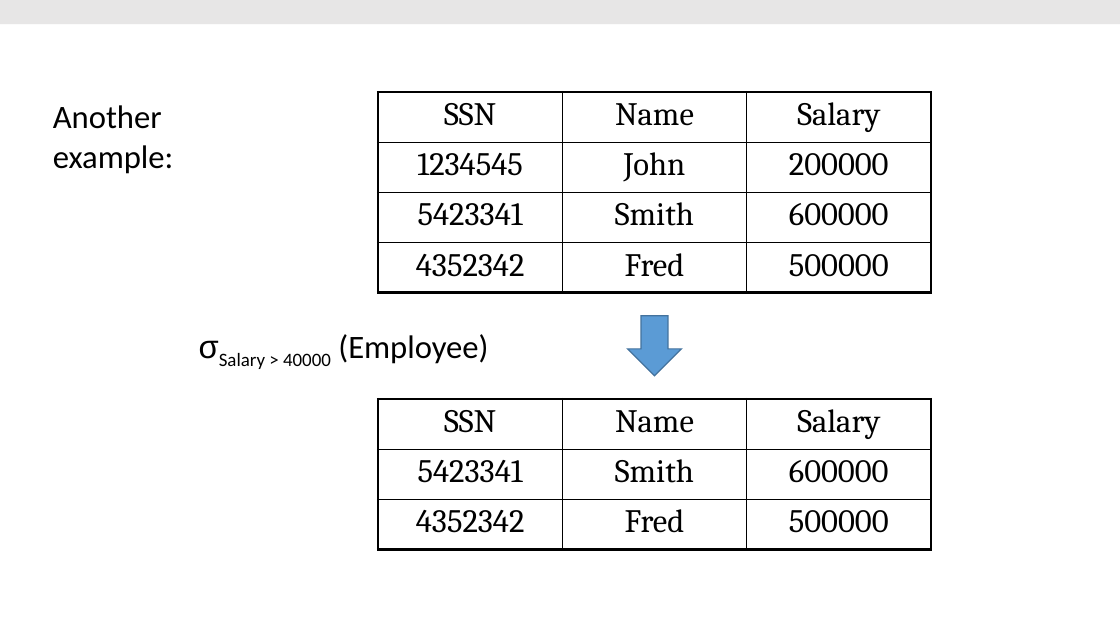
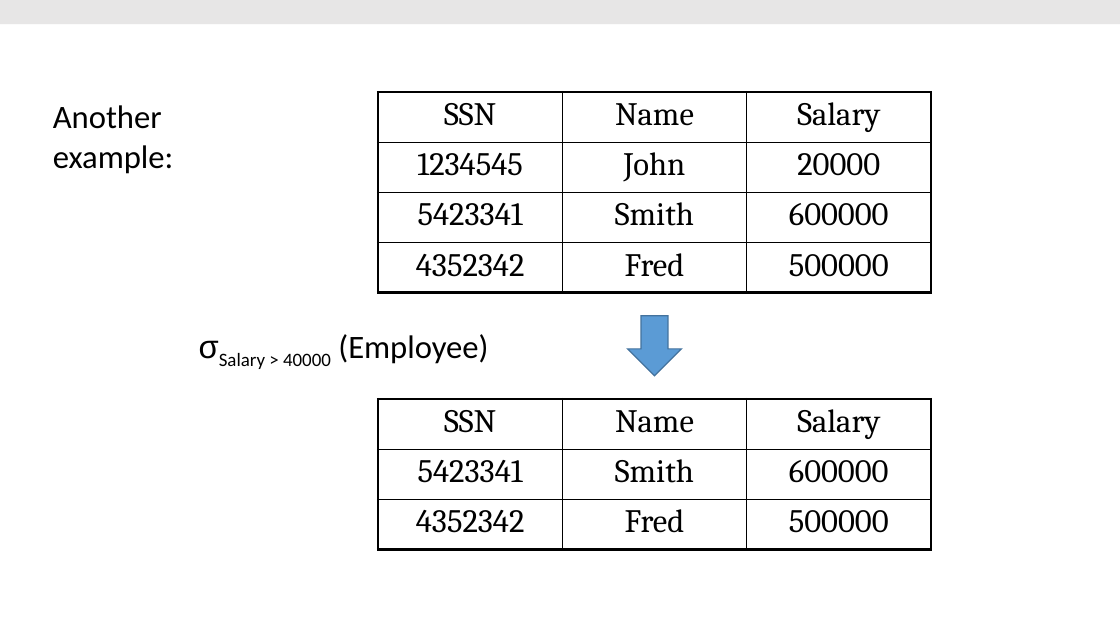
Before and after one commit to thodrek/cs639_spring19, a slide deck: slide 24 of lectures/lecture-4/Lecture_4_RA.pptx. Drawn at 1120x630 pixels with LibreOffice and Linux fonts; fonts in the diff are those of the drawing. Boxes give left, top, right and bottom in pixels: in the first picture for what was removed or moved away, otherwise in the second. Text is boxed around its words. In the diff, an @@ line names an element or a change of style, - is before the commit and + after.

Commit message:
added lecture 5

```diff
--- a/lectures/lecture-4/Lecture_4_RA.pptx
+++ b/lectures/lecture-4/Lecture_4_RA.pptx
@@ table at (x1=378, y1=92, x2=930, y2=293) @@
-row 2, column 3: 200000
+row 2, column 3: 20000
```
Also in this commit, not shown: 13 other files.
